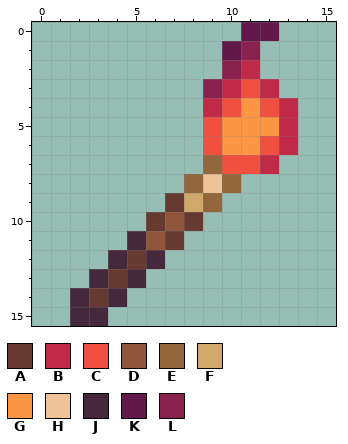
Pixel-art sprite -- res/textures/element_icons/fire.png. That is the earlier state.
The file is 16x16 pixels.
Palette (. is transparent): A #663931  B #c02948  C #f05040  D #8f563b  E #93663c  F #d0a96a  G #fc9644  H #eec39a  J #45283c  K #62184b  L #89224f
Pixels before, first column x 2:
 0 .........KK.
 1 ........KL..
 2 ........LB..
 3 .......LBCB.
 4 .......BCGCB
 5 .......CGGGB
 6 .......CGGCB
 7 .......ECCB.
 8 ......EHE...
 9 .....AFE....
10 ....ADA.....
11 ...JDA......
12 ..JAJ.......
13 .JAJ........
14 JAJ.........
15 JJ..........
And afterwards:
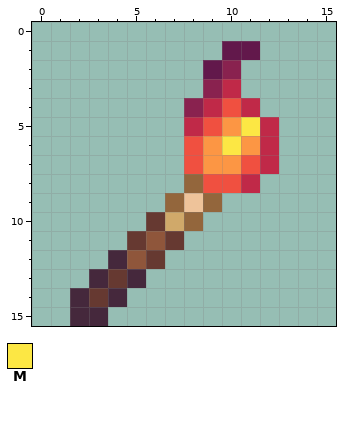
Colours new in this view: M #fce744
The exact change:
The author changed colour J to colour A in row 11 at x 5; in row 12 at x 6.
Colour B now appears in row 5 at x 8; in row 8 at x 11.
The author changed colour C to colour B in row 6 at x 12.
The author changed colour G to colour B in row 4 at x 11; in row 5 at x 12.
Colour C now appears in rows 6 to 7 at x 8.
The author changed colour E to colour C in row 8 at x 10.
The author changed colour H to colour C in row 8 at x 9.
The author changed colour A to colour D in row 12 at x 5.
The author changed colour A to colour E in row 9 at x 7; in row 10 at x 8.
The author changed colour D to colour F in row 10 at x 7.
The author changed colour C to colour G in row 6 at x 9; in row 7 at x 10.
The author changed colour E to colour G in row 7 at x 9.
The author changed colour F to colour H in row 9 at x 8.
Colour K now appears in row 2 at x 9.
The author changed colour L to colour K in row 1 at x 11.
Colour L now appears in row 4 at x 8.
The author changed colour G to colour M in row 5 at x 11; in row 6 at x 10.
The edit erases colour B in row 2 at x 11; in row 3 at x 12; in rows 4 to 6 at x 13.
The edit erases colour C in row 3 at x 11; in row 4 at x 12.
The edit erases colour K in row 0 at x 11 to 12.
Pixel boxes of the changes (left, top, right, bottom) in both pictures:
changed: (127, 22, 298, 269)
